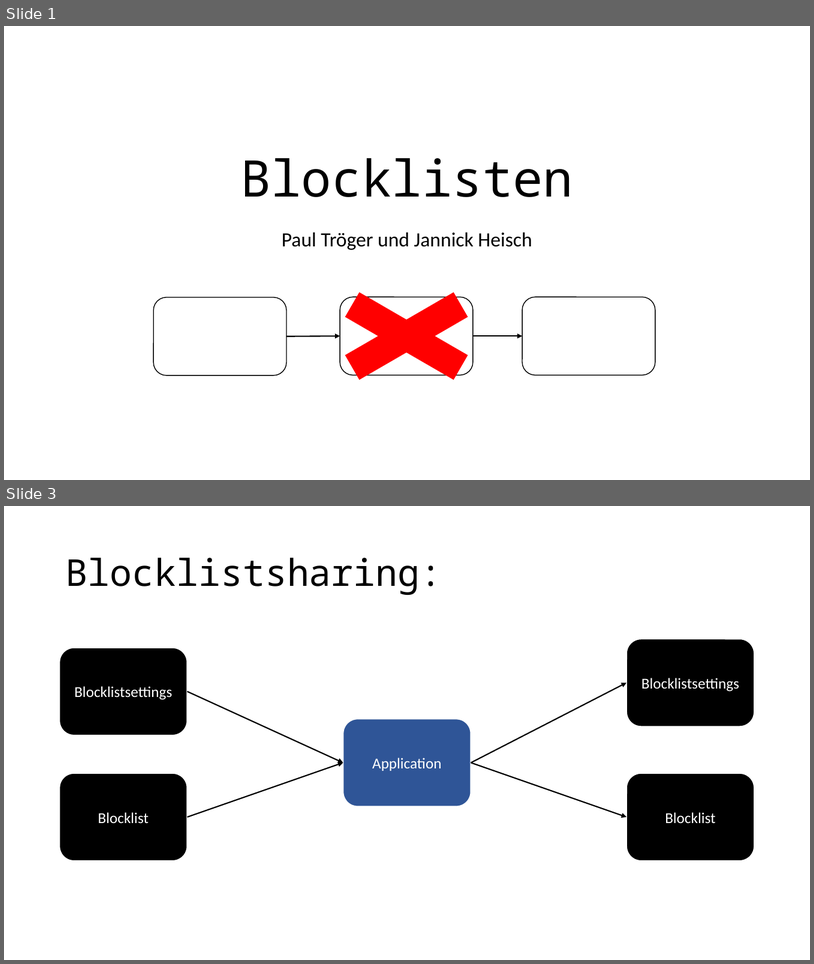
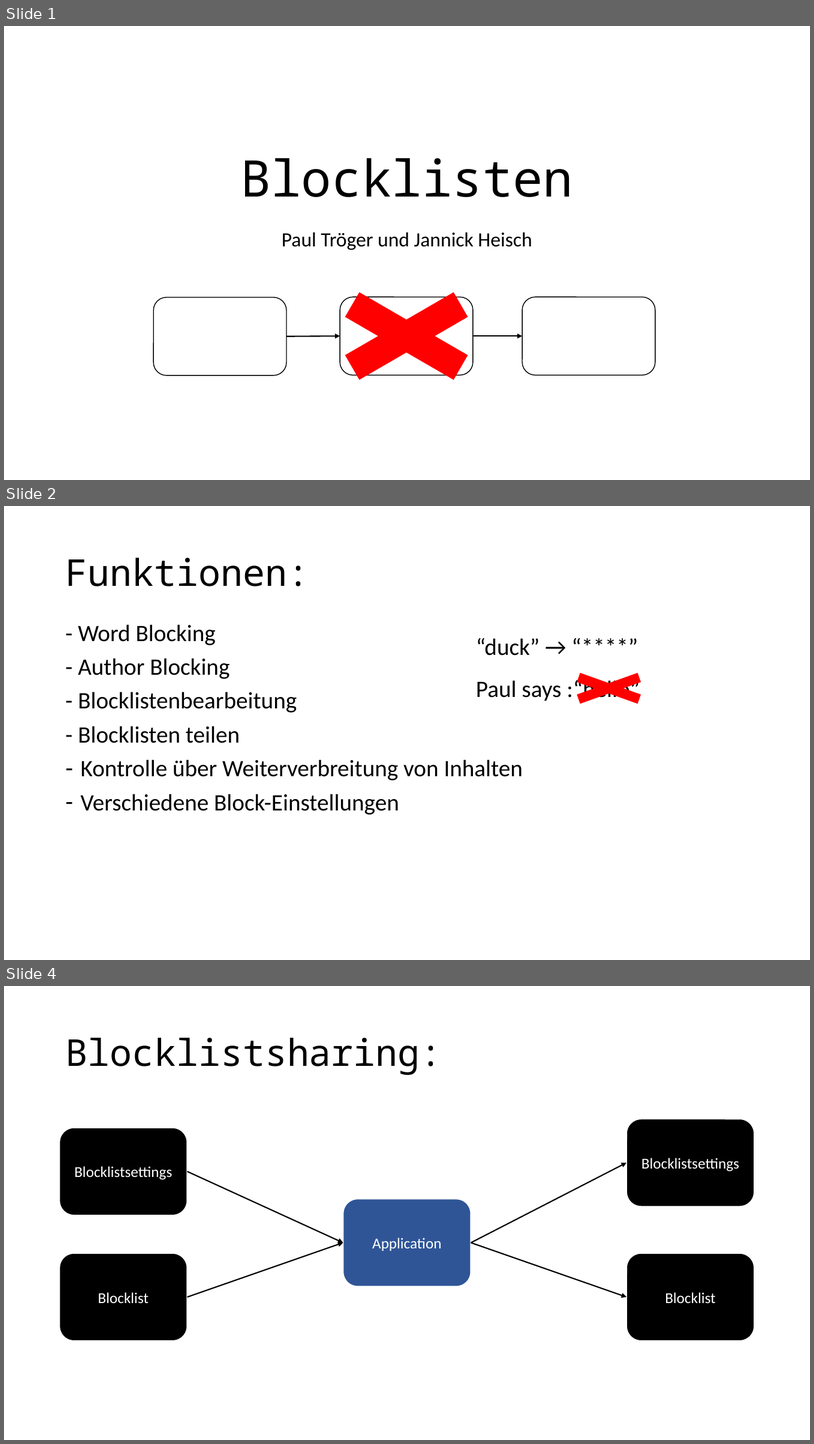
Before and after one commit to cn-uofbasel/BACnet, a slide deck: 21-fs-ias-lec/groups/12-blocklist/presentation/Blocklisten2.pptx. Shown one above the other, each under a label of ours: slides 1 and 3 before the commit, slides 1, 2 and 4 after it; the slides between them are not shown. The pictures are 814x964 and 814x1444 pixels, drawn with LibreOffice and Linux fonts; fonts in the diff are those of the drawing. Boxes give left, top, right and bottom in pixels: in the first picture for what was removed or moved away, otherwise in the second. Text is boxed around its words. In the diff, an @@ line names an element or a change of style, - is before the commit and + after.

```diff
--- a/21-fs-ias-lec/groups/12-blocklist/presentation/Blocklisten2.pptx
+++ b/21-fs-ias-lec/groups/12-blocklist/presentation/Blocklisten2.pptx
@@ slide 2 added at (4, 506, 810, 960), background #FFFFFF @@
@@ title added at (65, 558, 309, 586), 44 pt, text #000000 @@
+Funktionen:
@@ text added at (78, 624, 523, 814), 28 pt, text #000000 @@
+- Word Blocking
+- Author Blocking
+- Blocklistenbearbeitung
+- Blocklisten teilen
+– Kontrolle über Weiterverbreitung von Inhalten
+– Verschiedene Block-Einstellungen
@@ text added at (476, 638, 540, 655), 28 pt, text #000000 @@
+“duck” → “****”
@@ cross added at (551, 667, 668, 709), fill #FF0000 @@
@@ text added at (476, 678, 640, 703), 28 pt, text #000000 @@
+Paul says :“hello”
@@ what was slide 3 is now slide 4 @@
```
Also in this commit, not shown: 1 slide changed, 1 other slide added, 11 other files.
